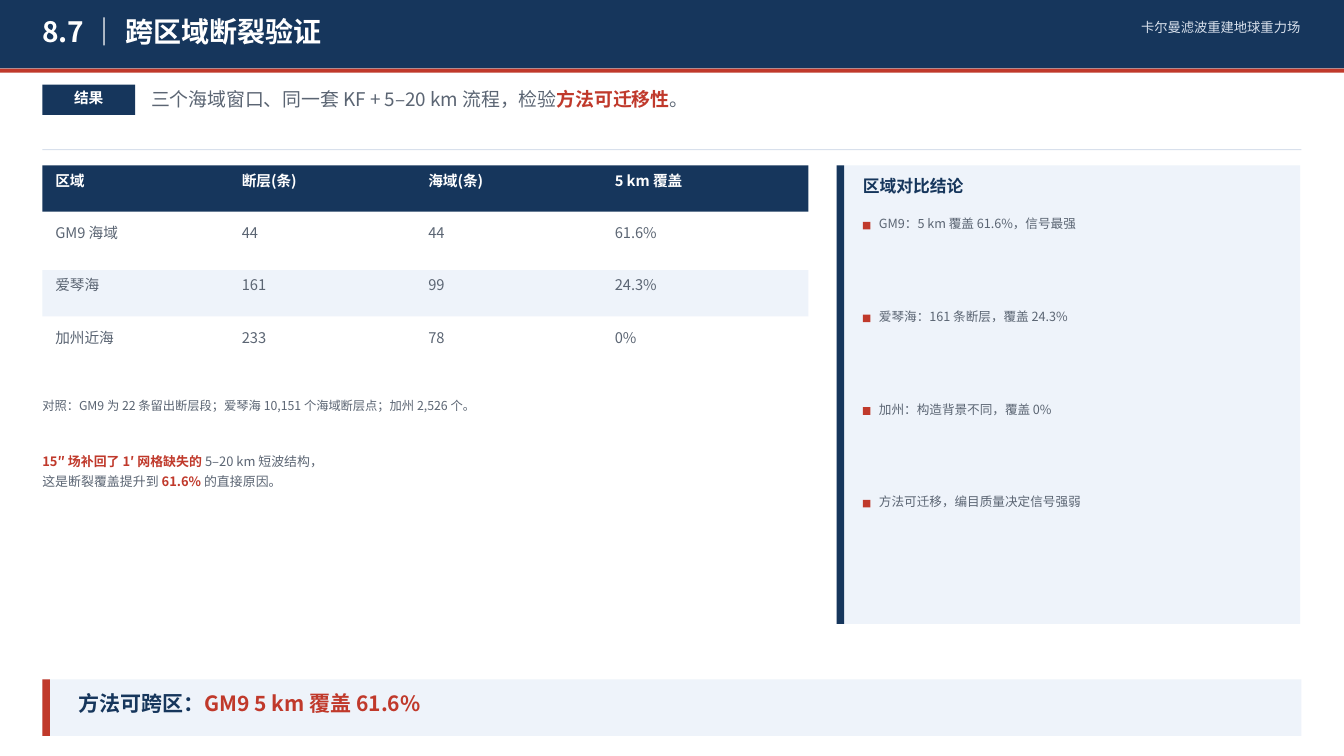
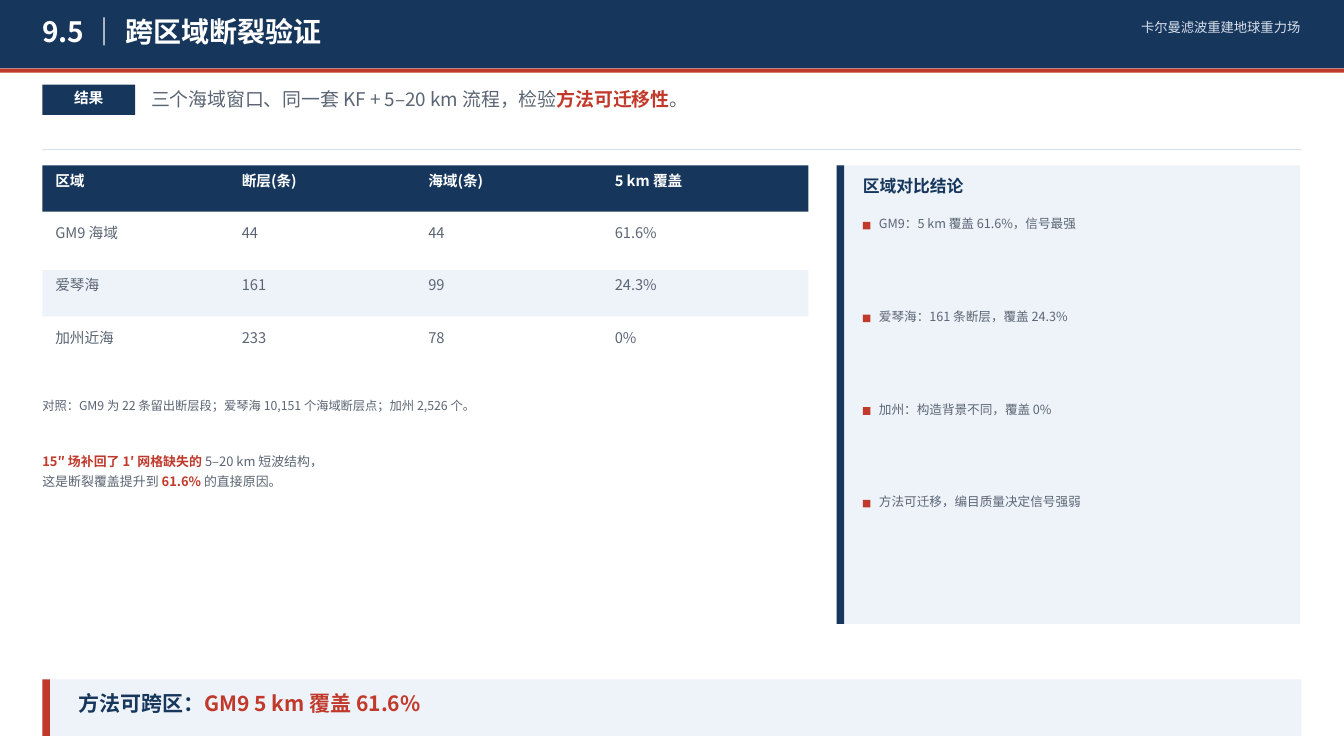
Before and after one commit to shuyunkai/kalman_gravity, a slide deck: slide 20 of ppt/卡尔曼滤波重建地球重力场_含研究内容.pptx. Drawn at 1344x756 pixels with LibreOffice and Linux fonts; fonts in the diff are those of the drawing. Boxes give left, top, right and bottom in pixels: in the first picture for what was removed or moved away, otherwise in the second. Text is boxed around its words. In the diff, an @@ line names an element or a change of style, - is before the commit and + after.

```diff
--- a/ppt/卡尔曼滤波重建地球重力场_含研究内容.pptx
+++ b/ppt/卡尔曼滤波重建地球重力场_含研究内容.pptx
@@ text at box(42, 18, 321, 45): text changed @@
-8.7 ｜ 跨区域断裂验证
+9.5 ｜ 跨区域断裂验证
```
Also in this commit, not shown: 8 other slides changed, 1 other file.
